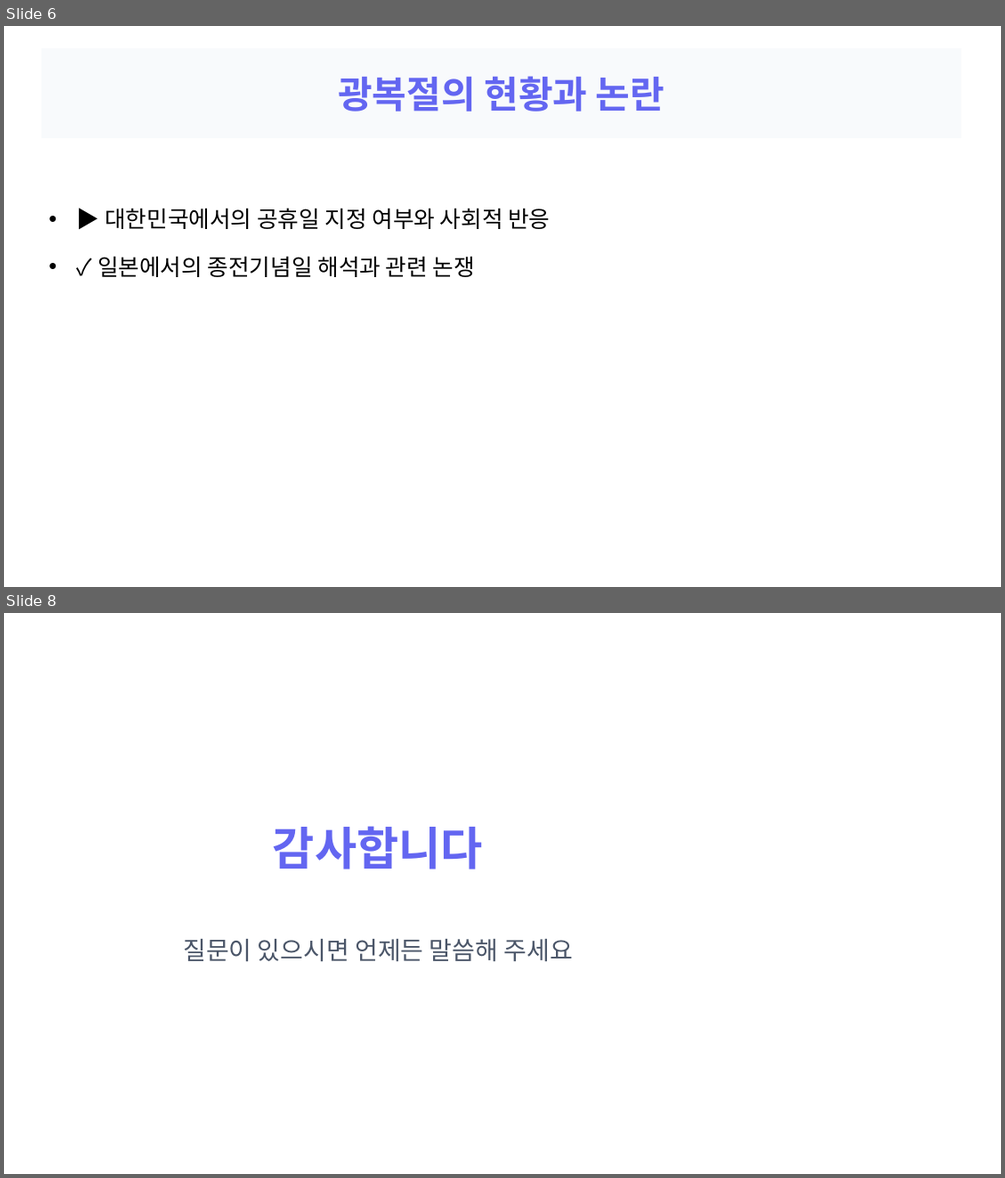
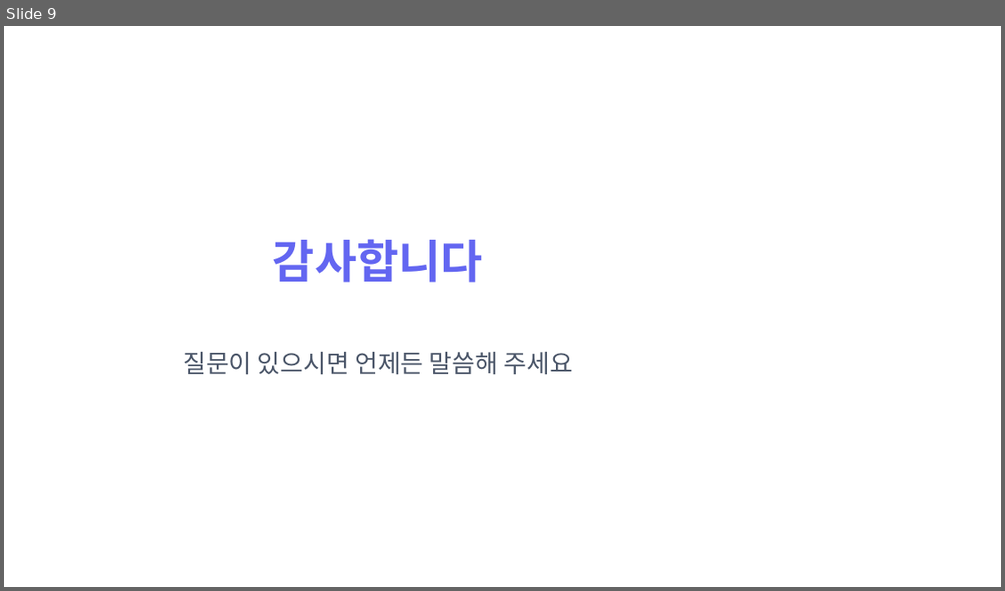
Before and after one commit to devna0111/FlowMate, a slide deck: uploads/pptx_sample.pptx. Shown one above the other, each under a label of ours: slides 6 and 8 before the commit, slide 9 after it; the slides between them are not shown. The pictures are 1005x1178 and 1005x591 pixels, drawn with LibreOffice and Linux fonts; fonts in the diff are those of the drawing. Boxes give left, top, right and bottom in pixels: in the first picture for what was removed or moved away, otherwise in the second. Text is boxed around its words. In the diff, an @@ line names an element or a change of style, - is before the commit and + after.

```diff
--- a/uploads/pptx_sample.pptx
+++ b/uploads/pptx_sample.pptx
@@ slide 6 removed at <box>4,26,1001,587</box>, background #FFFFFF @@
@@ title removed at <box>41,48,961,138</box> @@
-광복절의 현황과 논란
@@ text removed at <box>97,208,550,277</box> @@
-• ▶ 대한민국에서의 공휴일 지정 여부와 사회적 반응
-• ✓ 일본에서의 종전기념일 해석과 관련 논쟁
@@ what was slide 8 is now slide 9 @@
```
Also in this commit, not shown: 5 slides changed, 3 slides added, 1 other slide removed, 14 other files.
